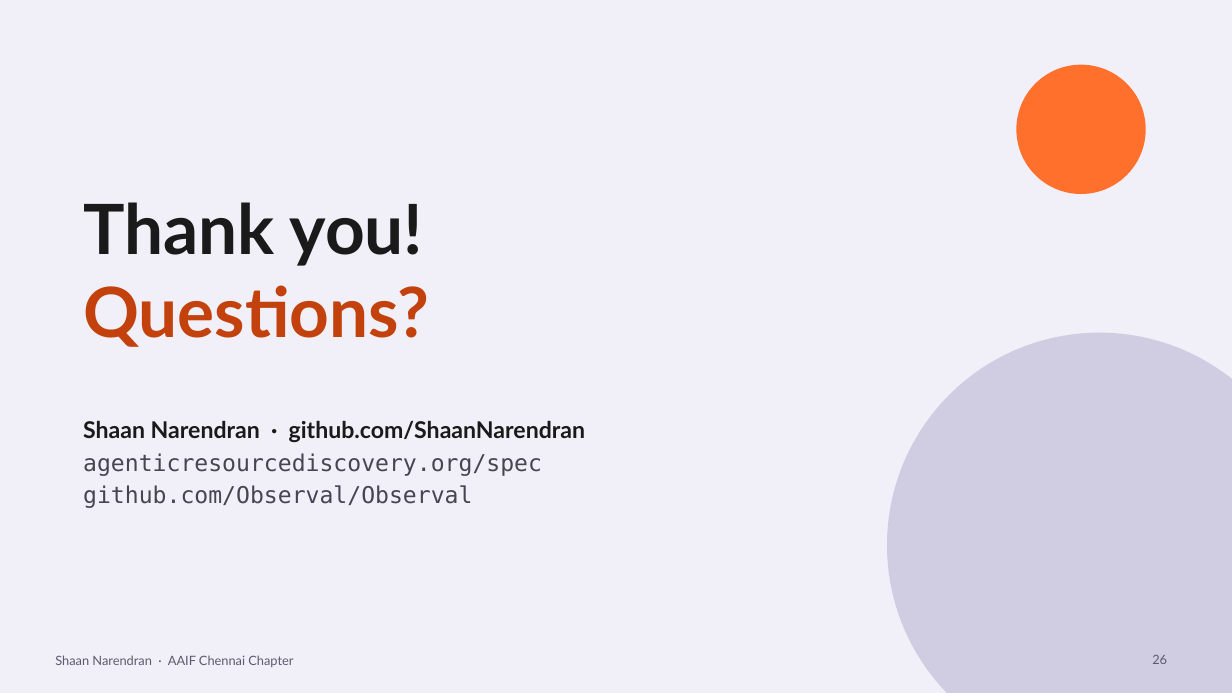
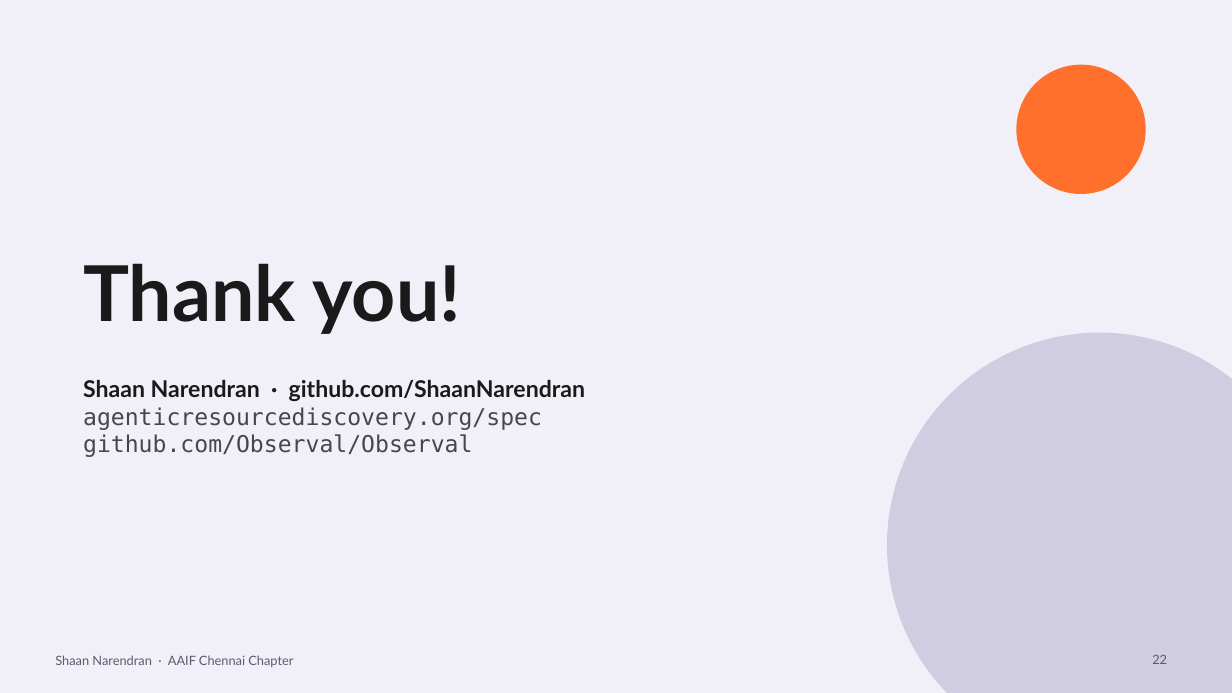
Before and after one commit to ShaanNarendran/Observal, a slide deck: slide 22 of talks/ard/ARD-AAIF-Chennai.pptx (slide 26 before the commit). Drawn at 1232x693 pixels with LibreOffice and Linux fonts; fonts in the diff are those of the drawing. Boxes give left, top, right and bottom in pixels: in the first picture for what was removed or moved away, otherwise in the second. Text is boxed around its words. In the diff, an @@ line names an element or a change of style, - is before the commit and + after.

```diff
--- a/talks/ard/ARD-AAIF-Chennai.pptx
+++ b/talks/ard/ARD-AAIF-Chennai.pptx
@@ text "Thank you!": place and size @@
-text "Thank you!" at [83,202,430,347]
+text "Thank you!" at [83,263,461,334]
@@ text "Thank you!" at [83,263,461,334]: size 54 to 60 pt; vertical alignment top to middle @@
@@ text at [83,285,430,347]: paragraph removed @@
-Questions?
@@ text "Shaan Narendran · github.com/ShaanNarendran": place and size @@
-text "Shaan Narendran · github.com/ShaanNarendran" at [83,421,585,508]
+text "Shaan Narendran · github.com/ShaanNarendran" at [83,380,585,457]
@@ text "Shaan Narendran · github.com/ShaanNarendran" at [83,380,585,457]: less space between paragraphs @@
@@ page number at [1152,655,1167,664]: text changed @@
-26
+22
```
Also in this commit, not shown: 1 other slide changed, 4 slides removed, 1 other file.
